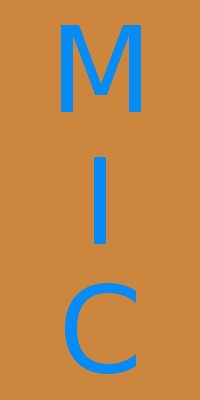
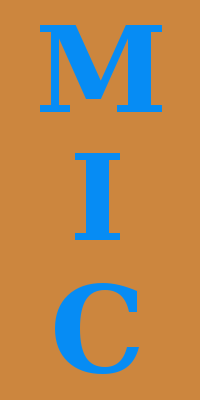
Layered file, before and after one edit (200x400). Changes by layer:
added layer "I" above "C" over left=75, top=153, right=120, bottom=240
added layer "C" above "M" over left=55, top=283, right=139, bottom=374
added layer "M" above "Background" over left=40, top=25, right=162, bottom=112
painted on "Background" over left=61, top=25, right=139, bottom=374
